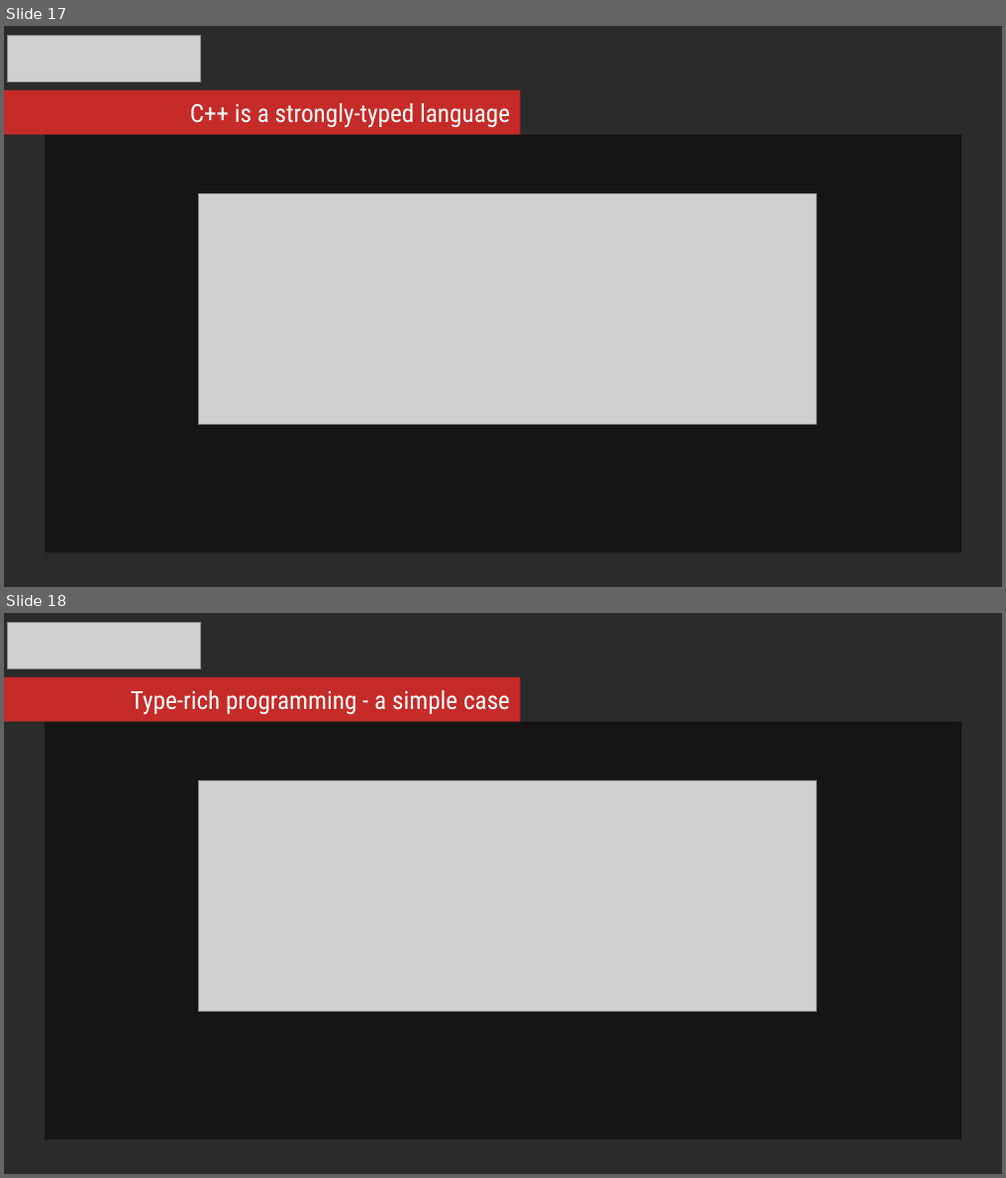
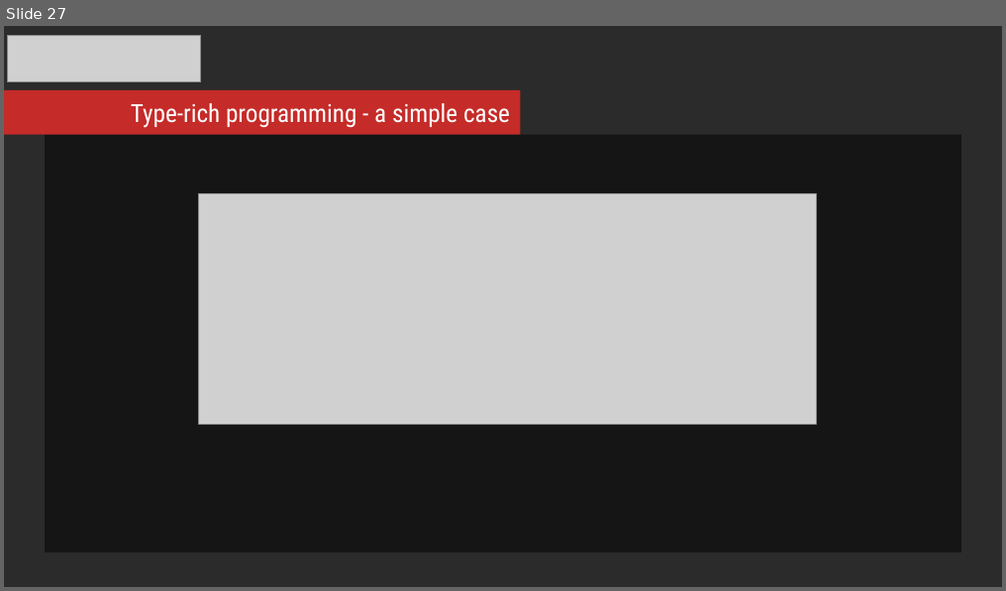
Before and after one commit to mikosz/type-safety, a slide deck: ask-not-what-you-can-do-for-the-compiler.odp. Shown one above the other, each under a label of ours: slides 17 and 18 before the commit, slide 27 after it. The pictures are 1006x1178 and 1006x591 pixels, drawn with LibreOffice and Linux fonts; fonts in the diff are those of the drawing; grey boxes stand for pictures; background and template pictures are left out; a plain dark background stands for a picture behind light text. Boxes give left, top, right and bottom in pixels: in the first picture for what was removed or moved away, otherwise in the second. Text is boxed around its words. In the diff, an @@ line names an element or a change of style, - is before the commit and + after.

```diff
--- a/ask-not-what-you-can-do-for-the-compiler.odp
+++ b/ask-not-what-you-can-do-for-the-compiler.odp
@@ slide 17 removed at (x1=4, y1=26, x2=1002, y2=587), background picture (left out) @@
@@ picture removed at (x1=8, y1=35, x2=202, y2=81) @@
@@ rectangle removed at (x1=4, y1=90, x2=520, y2=134) @@
@@ text removed at (x1=190, y1=103, x2=510, y2=128) @@
-C++ is a strongly-typed language
@@ rectangle removed at (x1=45, y1=135, x2=961, y2=553) @@
@@ picture removed at (x1=199, y1=193, x2=817, y2=424) @@
@@ what was slide 18 is now slide 27 @@
```
Also in this commit, not shown: 5 other slides removed.
